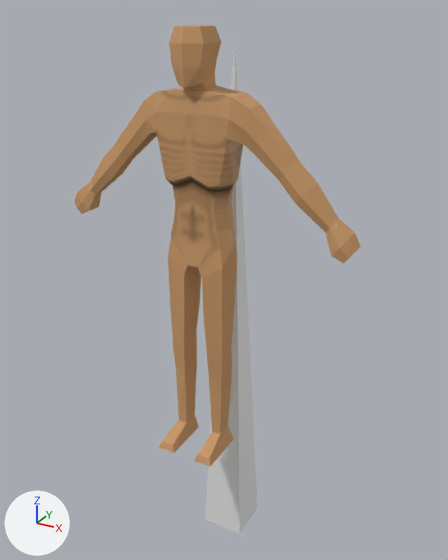
One commit to the Blender file meshes/environment/undercity/the_pit/stake.blend: the scene before it, then after it.
The view is the same before and after, from a 50 mm camera at (1.11, -2.09, 2.31) aimed at (0.0, -0.07, 1.3). The lights are fixed; the arrows at lower left show +X, +Y and +Z.

Script lines for the objects in view, before the commit:
```python
me_cube_001 = bpy.data.meshes.new('Cube.001')
me_cube_001.from_pydata([(-0.1, -0.1, 0.0), (-0.1, 0.1, 0.0), (0.1, -0.1, 0.0), (0.1, 0.1, 0.0), (0.0, 0.0, 2.22)], [], [(1, 3, 2, 0), (0, 4, 1), (1, 4, 3), (4, 2, 3), (2, 4, 0)])
me_cube_002 = bpy.data.meshes.new('Cube.002')
me_cube_002.from_pydata(...)  # 385 vertices, 404 faces; spans x -1.02..1.02, y -0.29..0.13, z -2.2..0.61
# faces by material slot: [346, 58]
me_cube_002.materials.append(mat_material_001)  # picture img_wretch_palette_png
me_cube_002.materials.append(mat_body)  # picture img_wretch_body_png
me_cube_003 = bpy.data.meshes.new('Cube.003')
me_cube_003.from_pydata(...)  # 385 vertices, 404 faces; spans x -1.02..1.02, y -0.29..0.13, z -2.2..0.61
# faces by material slot: [346, 58]
me_cube_003.materials.append(mat_material_002)  # picture img_wretch_palette_png_001
me_cube_003.materials.append(mat_body_001)  # picture img_wretch_body_png_001
ob_character = bpy.data.objects.new('Character', me_cube_002)
ob_character.location = (0.0, -0.019, 1.676)
ob_character.scale = (0.571, 0.571, 0.571)
ob_character.hide_set(True)
ob_character_001 = bpy.data.objects.new('Character.001', me_cube_003)
ob_character_001.location = (0.0, -0.245, 1.907)
ob_character_001.scale = (0.571, 0.571, 0.571)
ob_stake = bpy.data.objects.new('stake', me_cube_001)
ob_stake.location = (0.0, 0.0, 0.0)
```
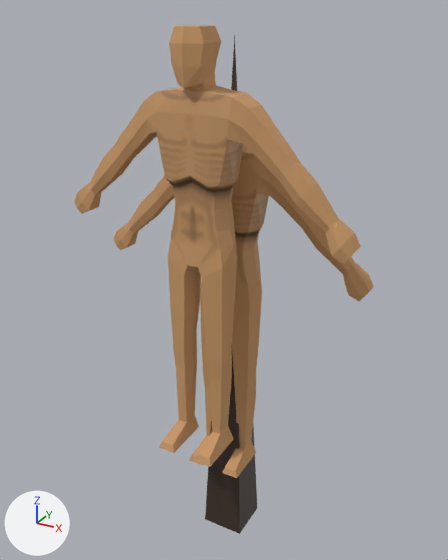
Location of each change, (x1, y1, x2, y2) in pixels of the pictures (448 x 560 px):
'Character', shown (brown): after (114, 91, 374, 478)
'stake', recoloured: (205, 35, 257, 534) in both

Diff of the bpy script that builds the scene:
```diff
--- a/meshes/environment/undercity/the_pit/stake.blend.py
+++ b/meshes/environment/undercity/the_pit/stake.blend.py
@@ mat_stake @@
+mat_stake = bpy.data.materials.new('stake')
+mat_stake.use_nodes = True; mat_stake.node_tree.nodes.clear()
+_N = mat_stake.node_tree.nodes; _L = mat_stake.node_tree.links
+n0 = _N.new('ShaderNodeBsdfPrincipled'); n0.name = 'Principled BSDF'
+n1 = _N.new('ShaderNodeOutputMaterial'); n1.name = 'Material Output'
+n2 = _N.new('ShaderNodeRGB'); n2.name = 'RGB'
+n2.outputs[0].default_value = (0.0509, 0.0312, 0.0231, 1.0)  # 'Color', brown #40312a
+_L.new(n0.outputs[0], n1.inputs[0])  # 'BSDF' to 'Surface'
+_L.new(n2.outputs[0], n0.inputs[0])  # 'Color' to 'Base Color'
@@ me_cube_001 @@
 me_cube_001.from_pydata(...)  # 5 vertices, 5 faces; spans x -0.1..0.1, y -0.1..0.1, z 0.0..2.22
+me_cube_001.materials.append(mat_stake)
@@ ob_character @@
 ob_character.scale = (0.571, 0.571, 0.571)
-ob_character.hide_set(True)
```
